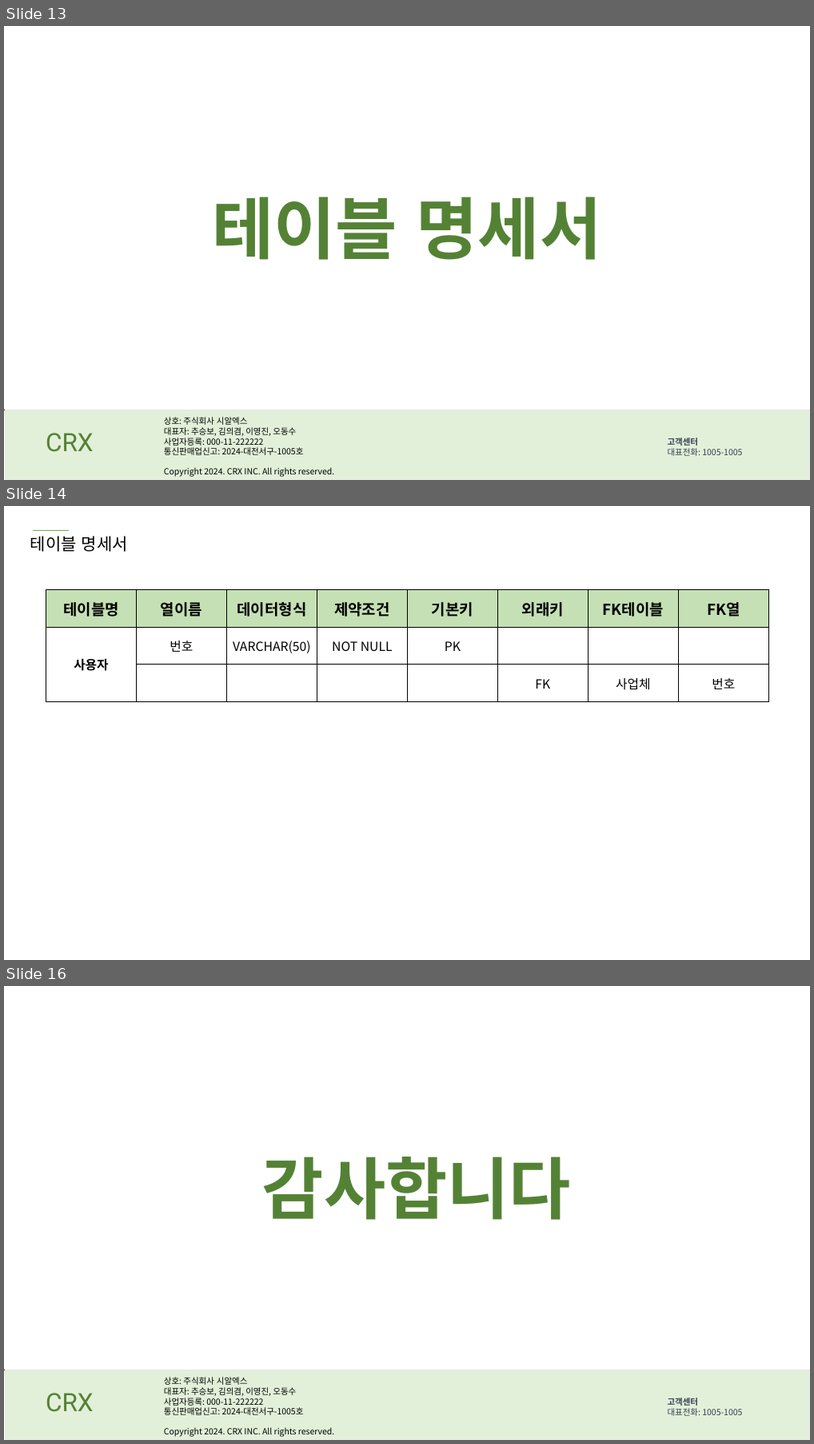
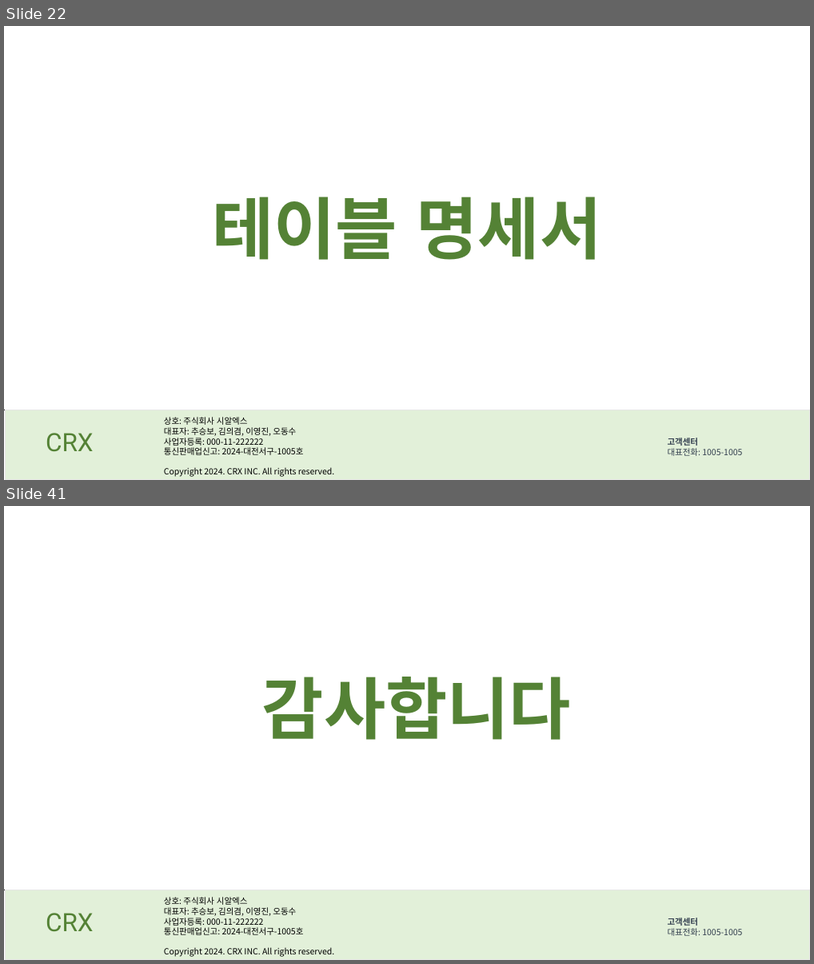
Before and after one commit to DongSooOh/trainProject, a slide deck: 5조 2차 발표자료 ppt.pptx. Shown one above the other, each under a label of ours: slides 13, 14 and 16 before the commit, slides 22 and 41 after it; the slides between them are not shown. The pictures are 814x1444 and 814x964 pixels, drawn with LibreOffice and Linux fonts; fonts in the diff are those of the drawing. Boxes give left, top, right and bottom in pixels: in the first picture for what was removed or moved away, otherwise in the second. Text is boxed around its words. In the diff, an @@ line names an element or a change of style, - is before the commit and + after.

```diff
--- a/5조 2차 발표자료 ppt.pptx
+++ b/5조 2차 발표자료 ppt.pptx
@@ slide 14 removed at [4, 506, 810, 960], background #FFFFFF @@
@@ text removed at [30, 536, 128, 552] @@
-테이블 명세서
@@ line removed from (33, 531) to (69, 531) @@
@@ table removed at [46, 589, 767, 701], 3 rows, 8 columns @@
-테이블명 | 열이름 | 데이터형식 | 제약조건 | 기본키 | 외래키 | FK테이블 | FK열
-사용자 | 번호 | VARCHAR(50) | NOT NULL | PK |  |  | 
- |  |  |  |  | FK | 사업체 | 번호
@@ what was slide 13 is now slide 22 @@
@@ what was slide 16 is now slide 41 @@
```
Also in this commit, not shown: 3 slides changed, 29 slides added, 3 other slides removed.
